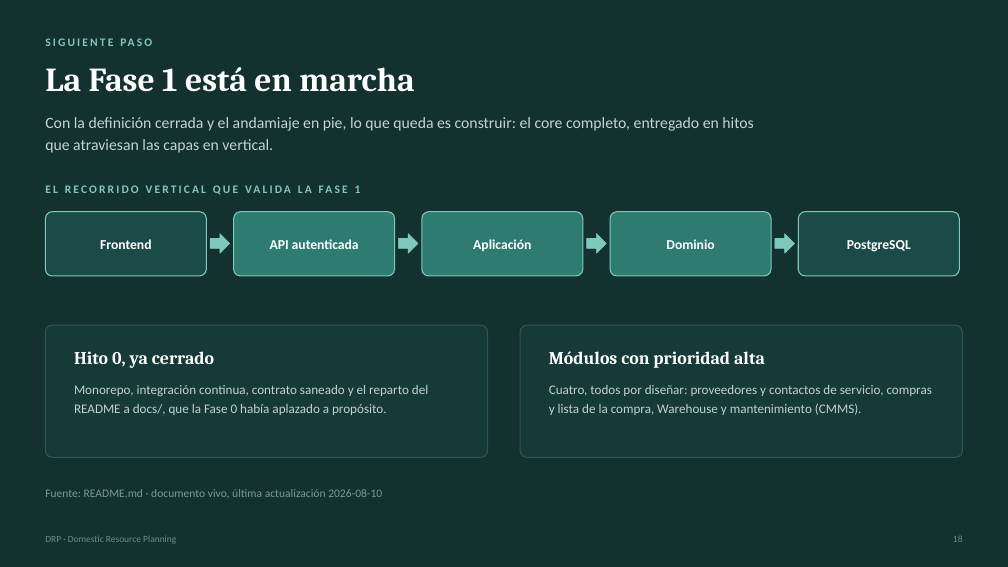
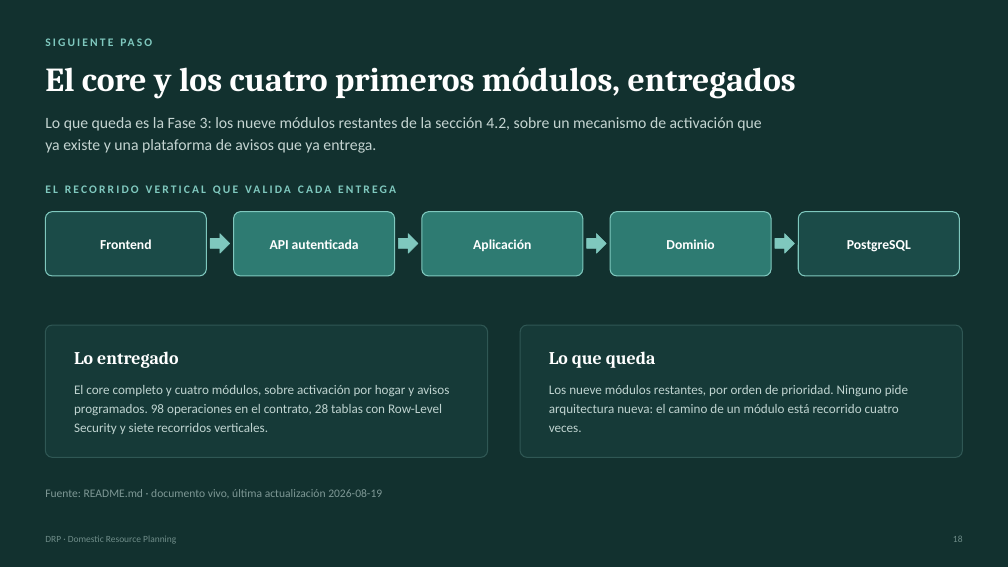
Before and after one commit to kikescribano/domestic_resource_planning, a slide deck: slide 19 of docs/common/marketing/DRP-resumen.pptx. Drawn at 1008x567 pixels with LibreOffice and Linux fonts; fonts in the diff are those of the drawing. Boxes give left, top, right and bottom in pixels: in the first picture for what was removed or moved away, otherwise in the second. Text is boxed around its words. In the diff, an @@ line names an element or a change of style, - is before the commit and + after.

```diff
--- a/docs/common/marketing/DRP-resumen.pptx
+++ b/docs/common/marketing/DRP-resumen.pptx
@@ text at box(45, 67, 796, 99): text changed @@
-La Fase 1 está en marcha
+El core y los cuatro primeros módulos, entregados
@@ text at box(45, 117, 761, 153): text changed @@
-Con la definición cerrada y el andamiaje en pie, lo que queda es construir: el core completo, entregado en hitos que atraviesan las capas en vertical.
+Lo que queda es la Fase 3: los nueve módulos restantes de la sección 4.2, sobre un mecanismo de activación que ya existe y una plataforma de avisos que ya entrega.
@@ text at box(355, 185, 361, 193): text changed @@
-EL RECORRIDO VERTICAL QUE VALIDA LA FASE 1
+EL RECORRIDO VERTICAL QUE VALIDA CADA ENTREGA
@@ text at box(74, 351, 178, 368): text changed @@
-Hito 0, ya cerrado
+Lo entregado
@@ text at box(549, 351, 656, 368): text changed @@
-Módulos con prioridad alta
+Lo que queda
@@ text at box(74, 385, 449, 434): text changed @@
-Monorepo, integración continua, contrato saneado y el reparto del README a docs/, que la Fase 0 había aplazado a propósito.
+El core completo y cuatro módulos, sobre activación por hogar y avisos programados. 98 operaciones en el contrato, 28 tablas con Row-Level Security y siete recorridos verticales.
@@ text at box(549, 385, 908, 432): text changed @@
-Cuatro, todos por diseñar: proveedores y contactos de servicio, compras y lista de la compra, Warehouse y mantenimiento (CMMS).
+Los nueve módulos restantes, por orden de prioridad. Ninguno pide arquitectura nueva: el camino de un módulo está recorrido cuatro veces.
```
Also in this commit, not shown: 5 other slides changed, 2 other files.
